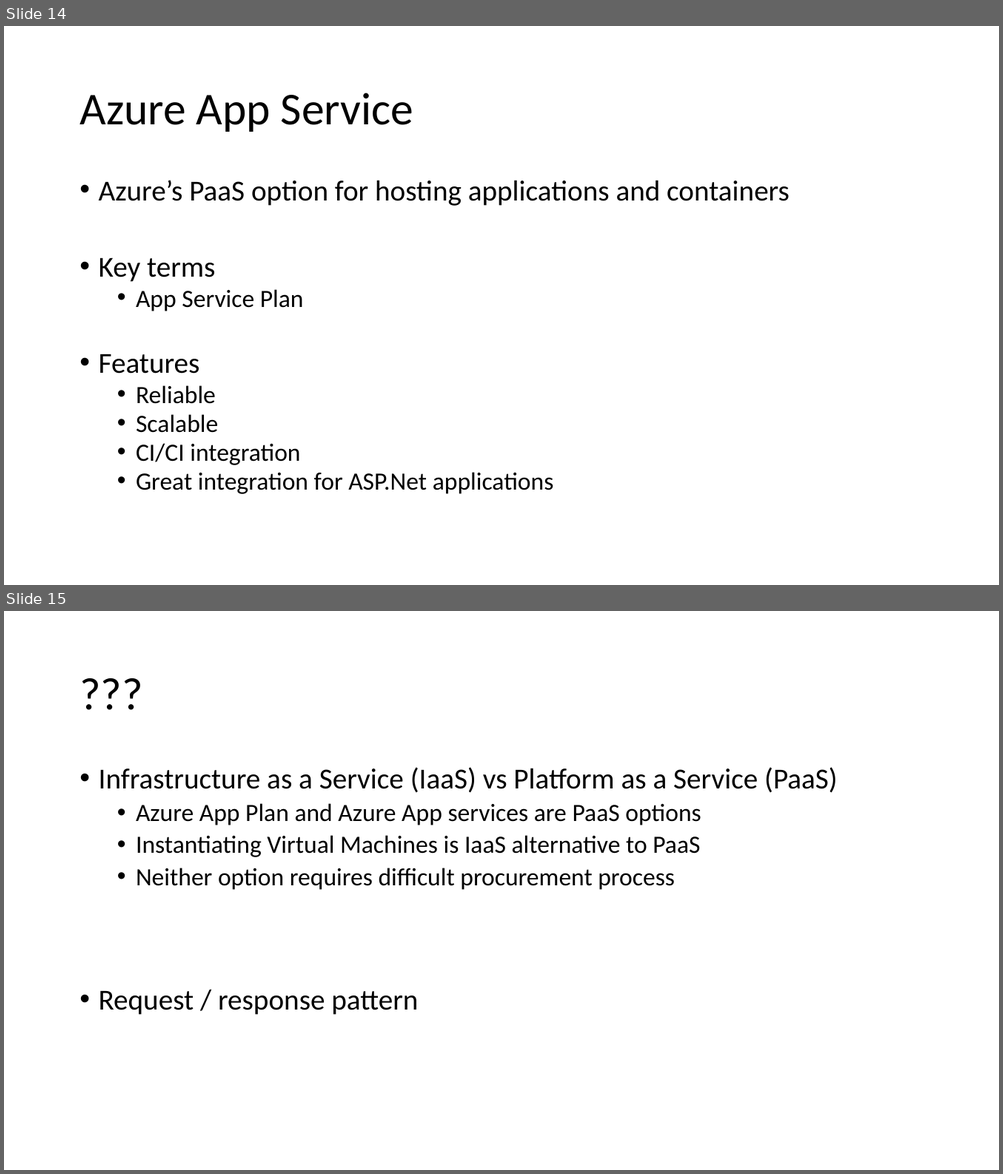
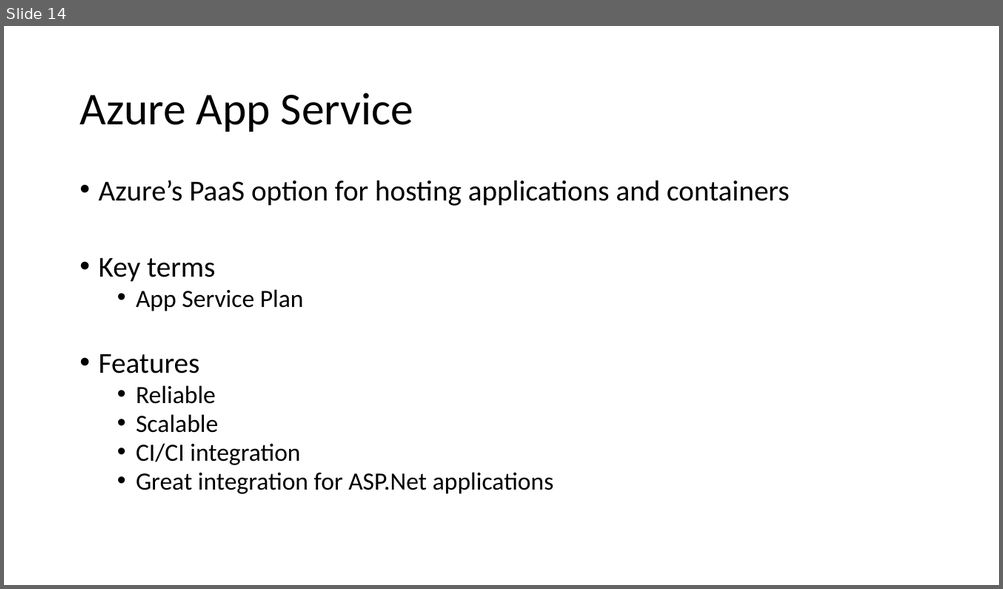
Before and after one commit to scottctr/EdaWorkshop, a slide deck: Sprint4/EdaWorkshop_Sprint4.pptx. Shown one above the other, each under a label of ours: slides 14 and 15 before the commit, slide 14 after it. The pictures are 1003x1174 and 1003x589 pixels, drawn with LibreOffice and Linux fonts; fonts in the diff are those of the drawing. Boxes give left, top, right and bottom in pixels: in the first picture for what was removed or moved away, otherwise in the second. Text is boxed around its words. In the diff, an @@ line names an element or a change of style, - is before the commit and + after.

```diff
--- a/Sprint4/EdaWorkshop_Sprint4.pptx
+++ b/Sprint4/EdaWorkshop_Sprint4.pptx
@@ slide 15 removed at bbox=[4, 611, 999, 1170], background #FFFFFF @@
@@ title removed at bbox=[73, 641, 930, 749] @@
-???
@@ text removed at bbox=[99, 767, 837, 1015] @@
-• Infrastructure as a Service (IaaS) vs Platform as a Service (PaaS)
-  • Azure App Plan and Azure App services are PaaS options
-  • Instantiating Virtual Machines is IaaS alternative to PaaS
-  • Neither option requires difficult procurement process
-• Request / response pattern
```
Also in this commit, not shown: 10 slides changed, 19 other files.
